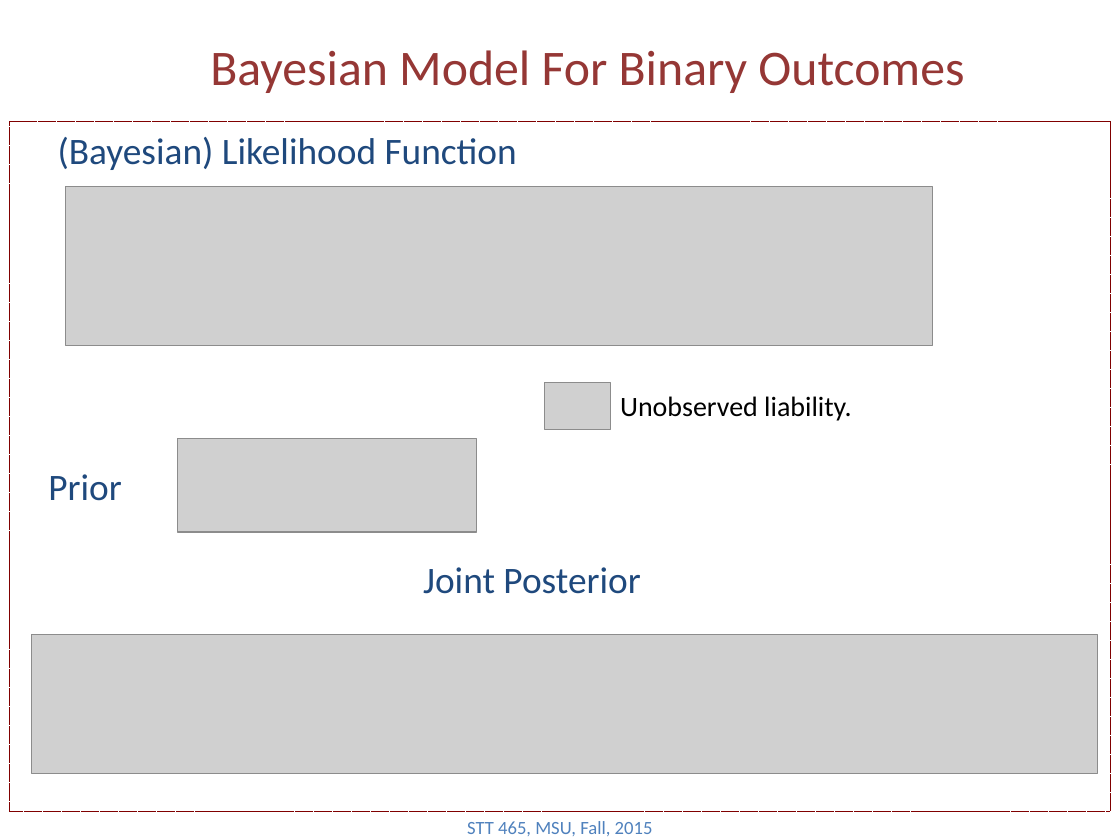
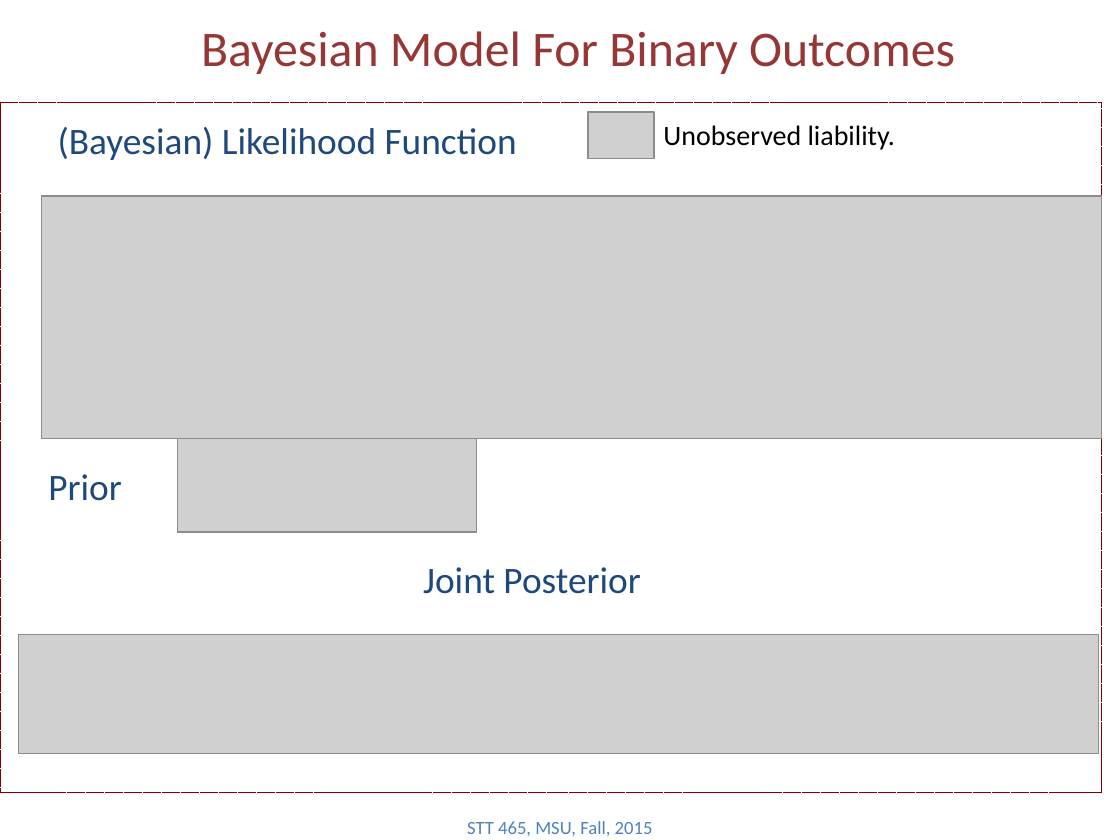
Before and after one commit to Boukos/STT465, a slide deck: slide 18 of STT465_14.pptx. Drawn at 1120x840 pixels with LibreOffice and Linux fonts; fonts in the diff are those of the drawing; grey boxes stand for pictures. Boxes give left, top, right and bottom in pixels: in the first picture for what was removed or moved away, otherwise in the second. Text is boxed around its words. In the diff, an @@ line names an element or a change of style, - is before the commit and + after.

```diff
--- a/STT465_14.pptx
+++ b/STT465_14.pptx
@@ title "Bayesian Model For Binary Outcomes": place and size @@
-title "Bayesian Model For Binary Outcomes" at [210,50,964,93]
+title "Bayesian Model For Binary Outcomes" at [201,31,955,74]
@@ rectangle: place and size @@
-rectangle at [9,121,1110,811]
+rectangle at [0,103,1101,793]
@@ text "(Bayesian) Likelihood Function": place and size @@
-text "(Bayesian) Likelihood Function" at [58,137,517,170]
+text "(Bayesian) Likelihood Function" at [58,127,517,160]
@@ picture added at [588,112,654,159] @@
@@ text "Unobserved liability.": place and size @@
-text "Unobserved liability." at [620,396,851,421]
+text "Unobserved liability." at [663,125,895,150]
@@ picture: place and size @@
-picture at [65,187,932,346]
+picture at [41,196,1101,439]
@@ picture removed at [544,383,610,430] @@
@@ picture: place and size @@
-picture at [31,635,1096,774]
+picture at [19,635,1100,754]
```
Also in this commit, not shown: 3 other slides changed, 1 slide added, 1 other file.
